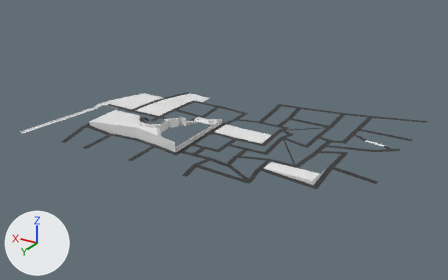
The Blender file Midnight phonky/Assets/3D modelos/Calle.blend as it was, and as the next commit left it.
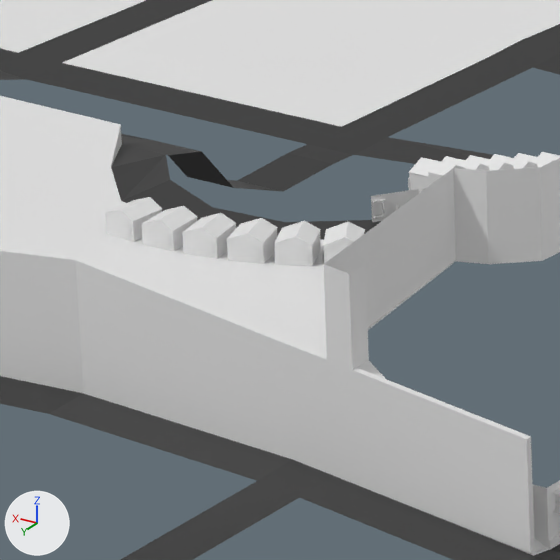
Old and new are each drawn whole from a camera (50 mm lens) standing at (-1467.0, 1925.0, 925.0) and looking at (-295.0, -29.0, -53.0) and again close up on the part from 29% to 40% of the width and 38% to 55% of the height. The lights are fixed; the arrows at lower left show +X, +Y and +Z.

In view in the first close-up: 'Base de casa.001', 'Base de casa.004', 'Calle', 'Calle.001', 'Parque 3', 'Parque 4', 'Parque 5', 'ZONA BASE.004', 'base'.
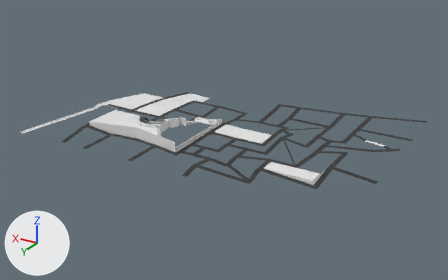
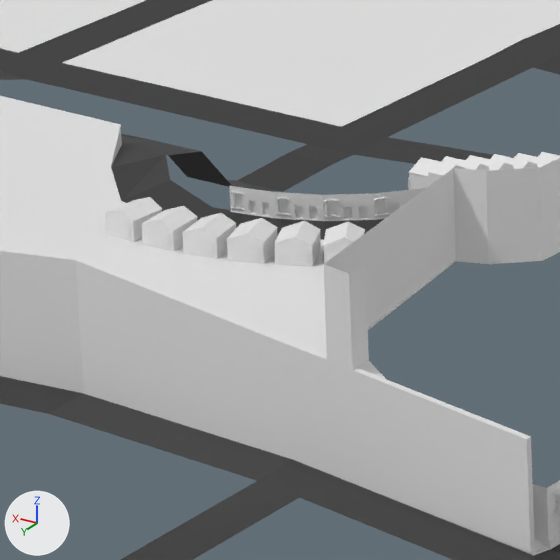
Location of each change, (x1, y1, x2, y2) in pixels of the close-ups (560 x 560 px):
'ZONA BASE.004', moved, turned, modifiers changed
    before: (371, 189, 419, 222)
    after: (229, 186, 422, 221)

What changed in the scene script:
```text
Add me_cube_011:
    me_cube_011.from_pydata([(-0.42, 0.43, 0.31), (-0.42, 0.18, -0.89), (-0.42, 0.65, -0.89), (-0.42, 0.65, 0.31), (-0.41, -0.04, 0.93), (-0.41, -0.32, -0.57), (-0.41, -0.32, 0.93), (0.2, -0.43, -0.61), (0.0, -0.43, -0.61), (0.2, -0.43, -0.61), (-0.42, 0.18, 0.31), (-0.42, 0.65, 0.31)], [(3, 2), (6, 5), (9, 7)], [])
Change ob_zona_base_004:
    ob_zona_base_004.location: (-121.3, 140.7, 42.8) -> (-120.9, 138.9, 42.8)
    ob_zona_base_004.rotation_euler: (0.0, 0.0, -3.777) -> (0.0, 0.0, -3.891)  # degrees (0, 0, -216) -> degrees (0, 0, -223)
    where _m = ob_zona_base_004.modifiers.new('Array', 'ARRAY')
    remove _m.use_merge_vertices = True
    remove _m.merge_threshold = 0.11
    _m.count: 1 -> 4
    _m.relative_offset_displace: (0.0, 1.0, 0.0) -> (0.0, 0.0, 0.0)
    add _m.use_object_offset = True
    add _m.offset_object = ob_zona_base_005
Add ob_zona_base_005:
    ob_zona_base_005 = bpy.data.objects.new('ZONA BASE.005', me_cube_011)
    ob_zona_base_005.location = (-108.2, 149.0, 42.84)
    ob_zona_base_005.rotation_euler = (0.0, 0.0, -4.105)  # degrees (0, 0, -235)
    ob_zona_base_005.scale = (2.61, 10.7, 3.72)
```
